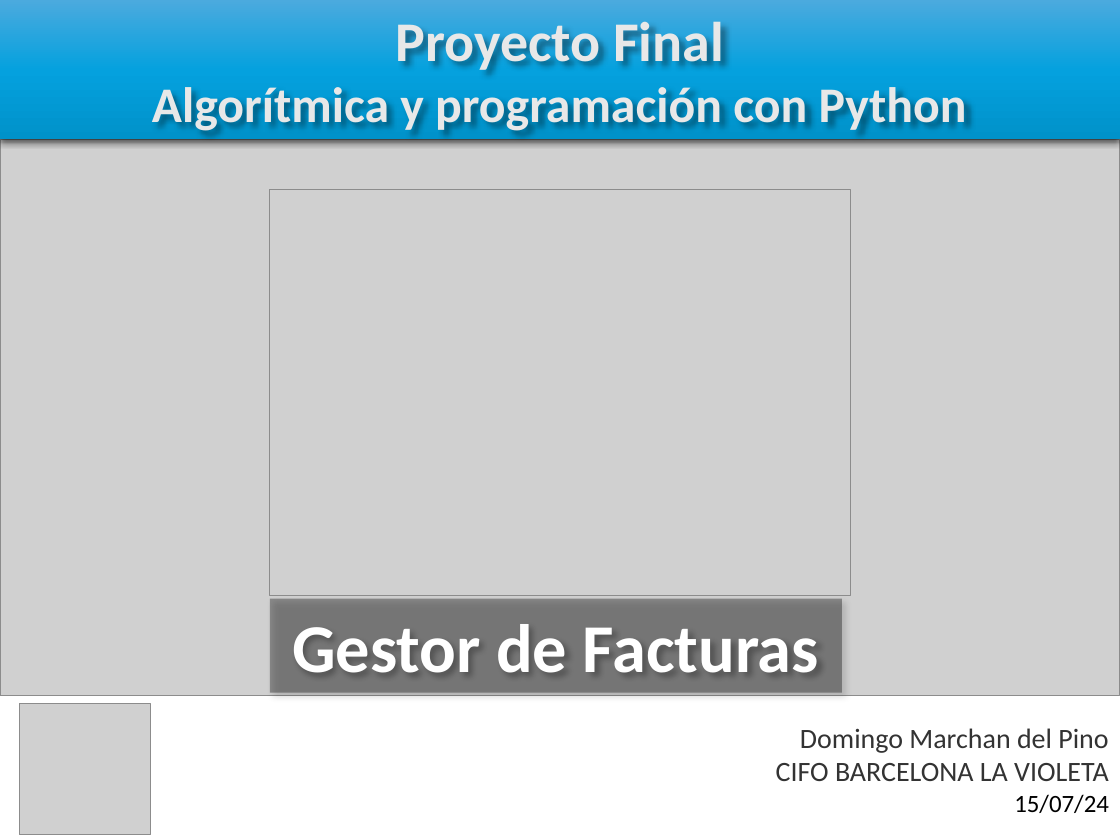
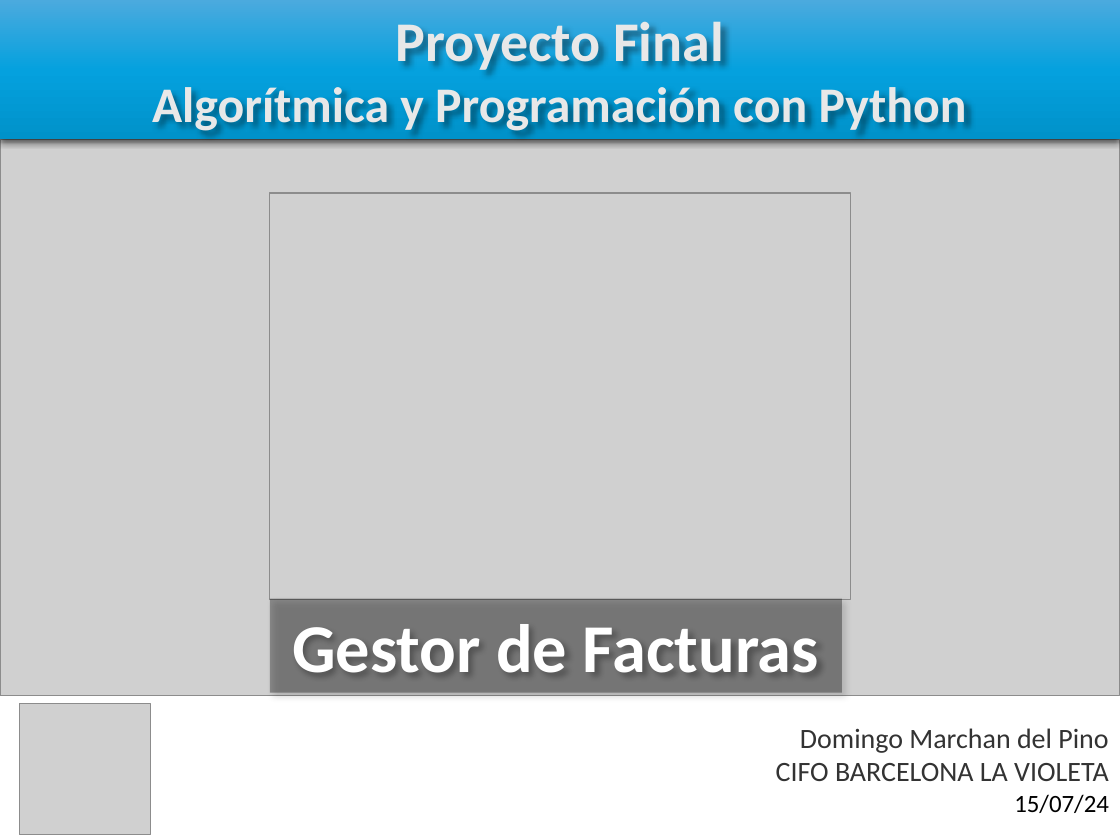
Before and after one commit to DomMarDev/proyectoFinal_Facturas, a slide deck: slide 1 of presentacion_proyecto.pptx. Drawn at 1120x840 pixels with LibreOffice and Linux fonts; fonts in the diff are those of the drawing; grey boxes stand for pictures. Boxes give left, top, right and bottom in pixels: in the first picture for what was removed or moved away, otherwise in the second. Text is boxed around its words. In the diff, an @@ line names an element or a change of style, - is before the commit and + after.

```diff
--- a/presentacion_proyecto.pptx
+++ b/presentacion_proyecto.pptx
@@ text at [152,87,967,134]: text changed @@
-Algorítmica y programación con Python
+Algorítmica y Programación con Python
@@ picture: place and size @@
-picture at [270,189,850,596]
+picture at [270,193,850,599]
```
Also in this commit, not shown: 1 other slide changed, 5 other files.
